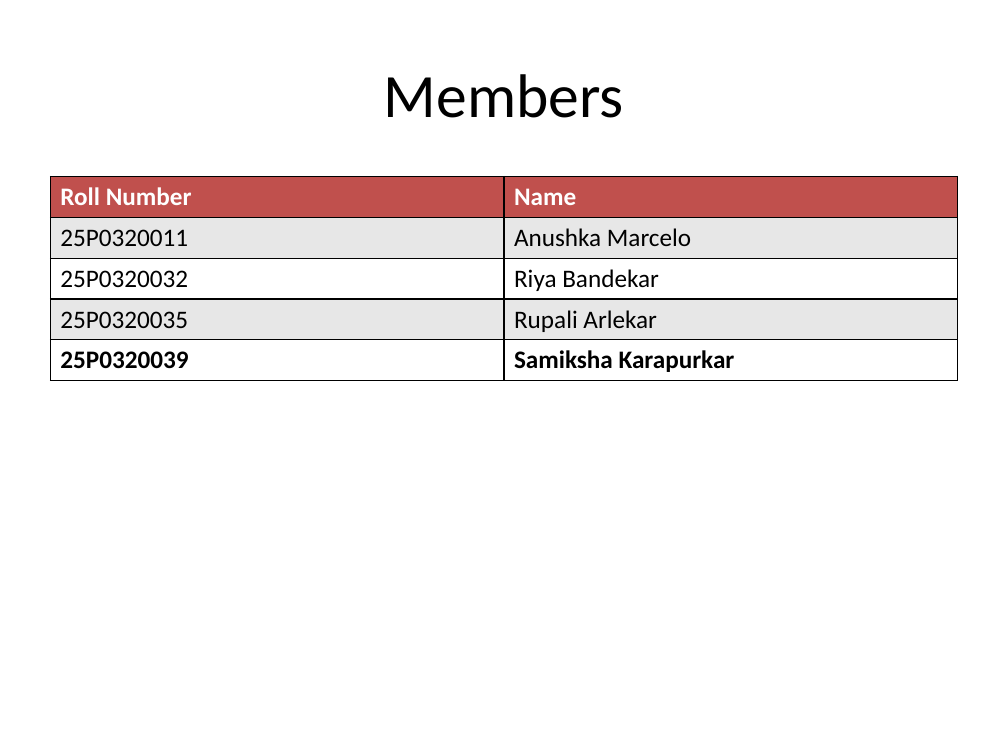
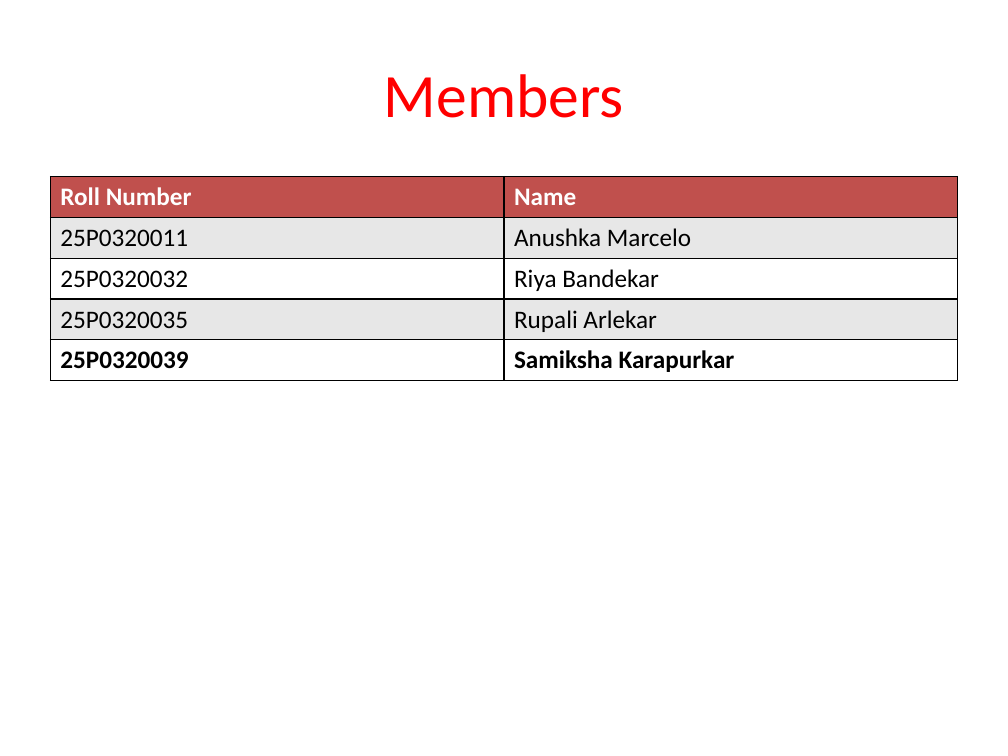
Before and after one commit to Rupa1277/BloodDonation_and_Donor_management_system, a slide deck: slide 2 of Other_Docs/blood_bank_mini_project_presentation.pptx. Drawn at 1008x756 pixels with LibreOffice and Linux fonts; fonts in the diff are those of the drawing. Boxes give left, top, right and bottom in pixels: in the first picture for what was removed or moved away, otherwise in the second. Text is boxed around its words. In the diff, an @@ line names an element or a change of style, - is before the commit and + after.

```diff
--- a/Other_Docs/blood_bank_mini_project_presentation.pptx
+++ b/Other_Docs/blood_bank_mini_project_presentation.pptx
@@ title "Members" at bbox=[384, 74, 624, 118]: text colour #000000 to #FF0000 @@
```
Also in this commit, not shown: 7 other slides changed, 11 slides added, 3 slides removed, 1 other file.
